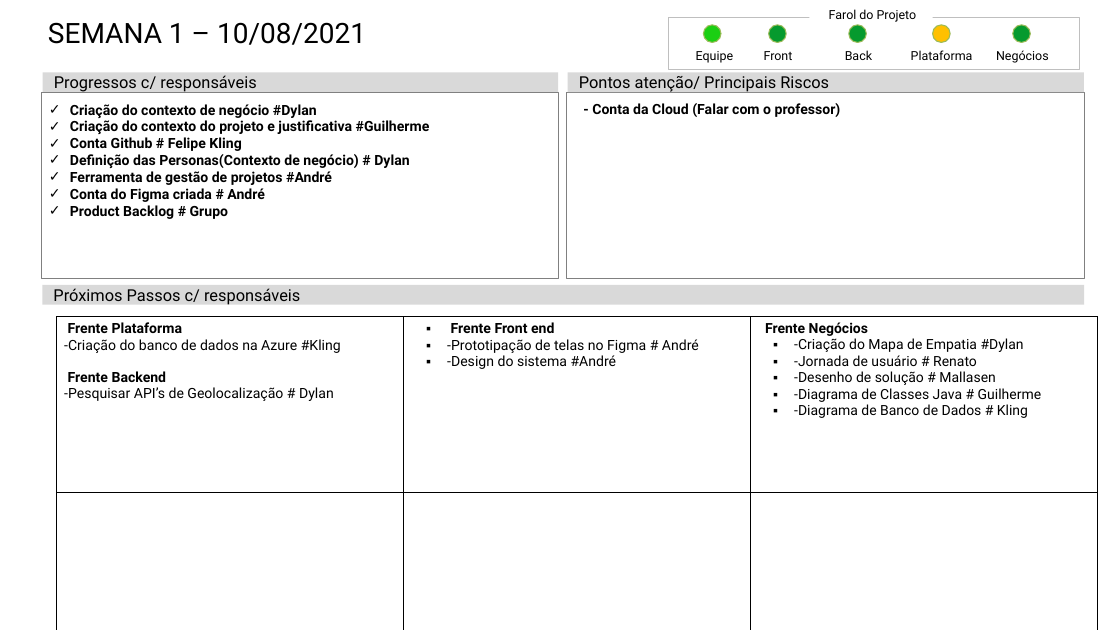
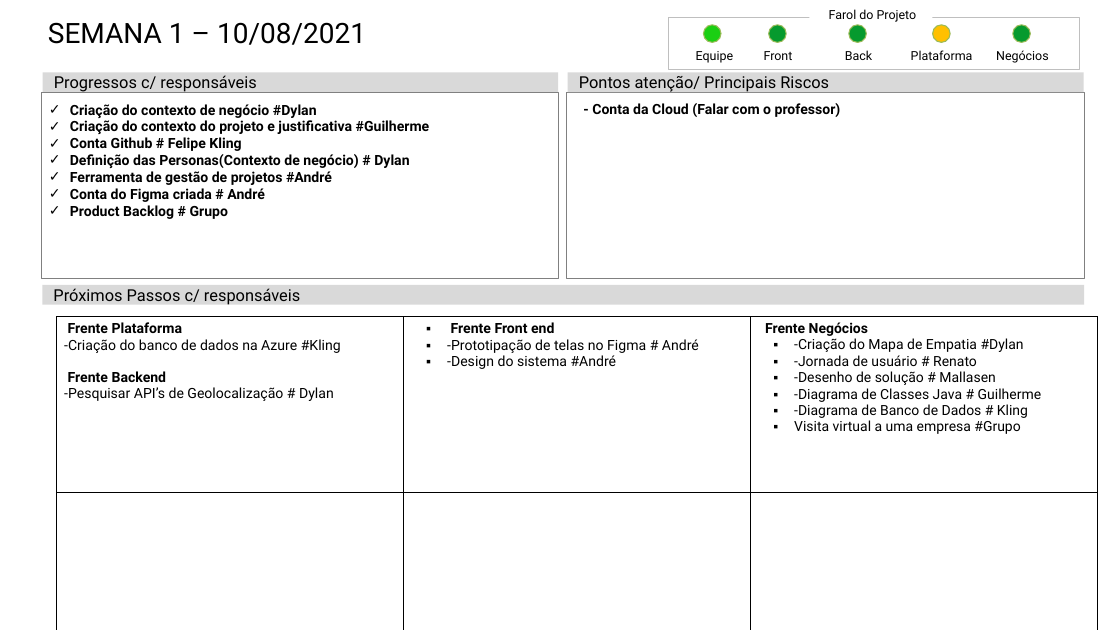
Before and after one commit to fekling/Knowu-Grupo5, a slide deck: slide 3 of Documentação/Status Report/status-report-grupo5.pptx. Drawn at 1120x630 pixels with LibreOffice and Linux fonts; fonts in the diff are those of the drawing. Boxes give left, top, right and bottom in pixels: in the first picture for what was removed or moved away, otherwise in the second. Text is boxed around its words. In the diff, an @@ line names an element or a change of style, - is before the commit and + after.

Commit message:
feat: creating proto-persona knowu

```diff
--- a/Documentação/Status Report/status-report-grupo5.pptx
+++ b/Documentação/Status Report/status-report-grupo5.pptx
@@ rectangle "Criação do contexto de negócio ..." at [41,92,558,278]: indent changed @@
@@ table at [56,317,1099,630] @@
-row 1, column 3: Frente Negócios / -Criação do Mapa de Empatia #Dylan / -Jornada de usuário # Renato / -Desenho de solução # Mallasen / -Diagrama de Classes Java # Guilherme / -Diagrama de Banco de Dados # Kling
+row 1, column 3: Frente Negócios / -Criação do Mapa de Empatia #Dylan / -Jornada de usuário # Renato / -Desenho de solução # Mallasen / -Diagrama de Classes Java # Guilherme / -Diagrama de Banco de Dados # Kling / Visita virtual a uma empresa #Grupo
@@ indent changed @@
```
Also in this commit, not shown: 1 other slide changed, 1 slide added, 1 slide removed, 2 other files.
